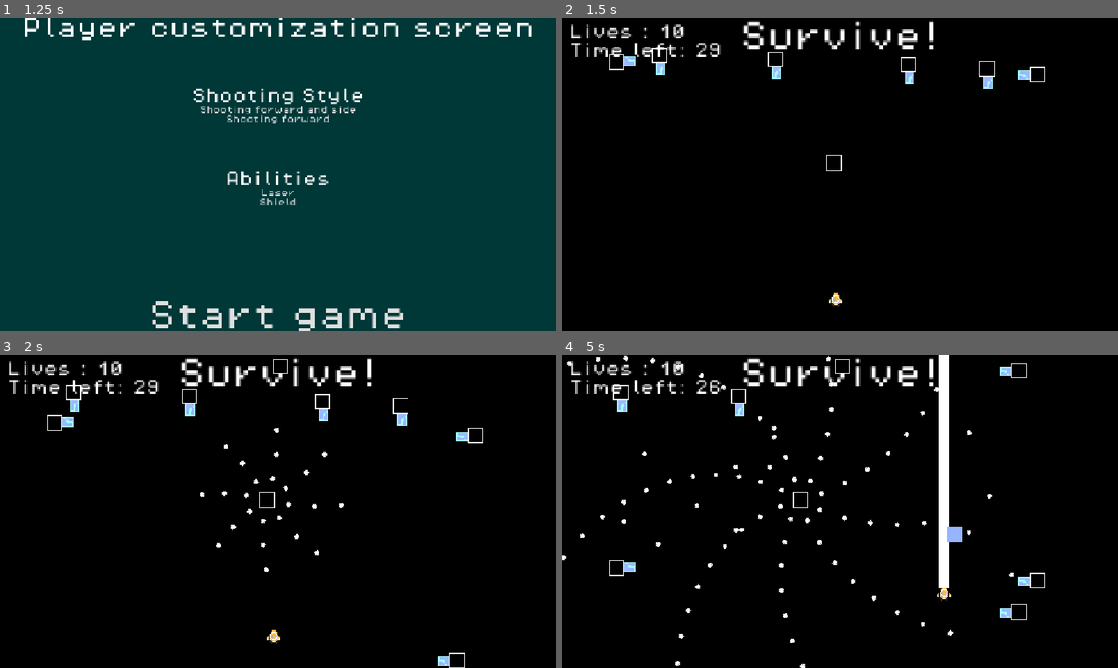
Above: before the commit, frames 1-4 (two rows, left to right).
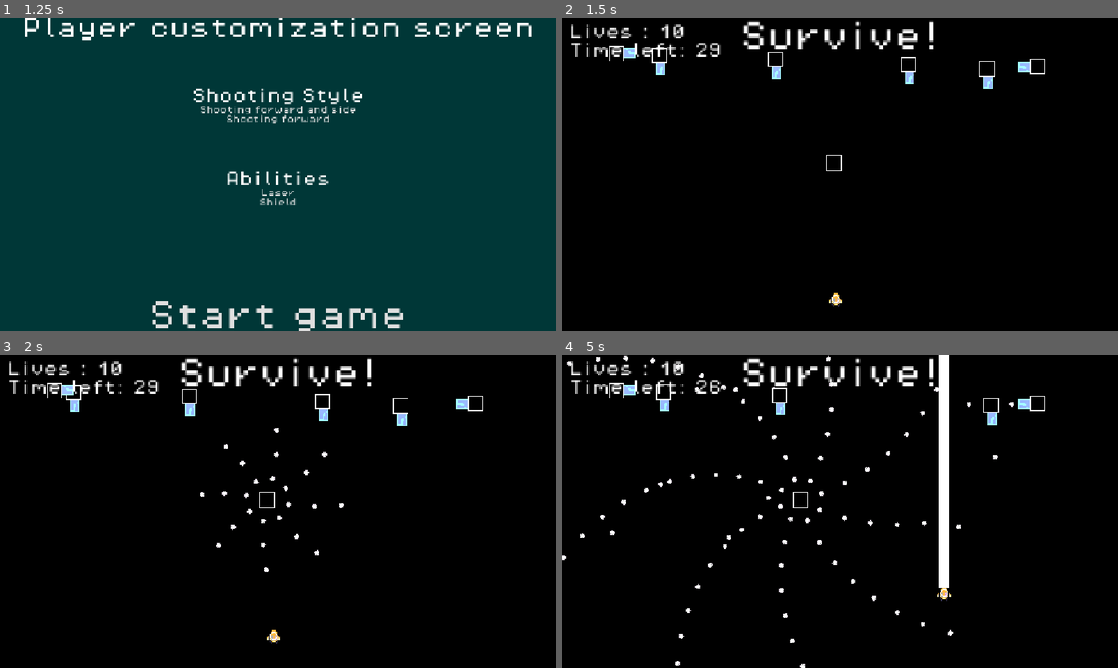
Above: after the commit, the same moments.

Repository: Draftier/Geometric-Invasion-CSS-497
Game: Godot game, scene res://scenes/UI/main_menu.tscn
Two runs of this game, one before a commit and one after it. Both use one fixed random seed, a clock stepped at 60 frames per second and the inputs below.
Inputs:
- Up to frame 1 (1.25 s): click "Singleplayer" at 0.5 s
- Up to frame 2 (1.5 s): click "Start game" at 1.25 s
- Up to frame 3 (2 s): no input
- Up to frame 4 (5 s): hold Right (right) 2.03-2.78 s; tap X (ability) at 2.1, 4.35 s; hold Down (down) 2.78-3.53 s; tap Z (shoot) at 2.85 s; hold Right (right) 3.53-4.28 s; hold Shift (slow) 3.53-4.28 s; hold Up (up) from 4.28 s (still down)

Frame 1 is identical in both runs. In frame 2, 0.3% of the frame differs, in the area x 8-87%, y 8-21%; in frame 3, 0.5%; in frame 4, 1.5%, in the area x 8-87%, y 1-85%.
Error after the commit: Invalid operands 'Nil' and 'int' in operator '*'. (res://scripts/enemy/base_enemy.gd:59)

Commit message:
Fixed bug when enemy movement is edited in inspector, order not kept
- Changed movement data to hold an array rather than a dictionary as edits to a dictionary in inspector does not reliably allow me to read through direction in order of insertion

Diff:
--- a/geometric-invasion/resources/events/test_movement_data.tres
+++ b/geometric-invasion/resources/events/test_movement_data.tres
@@ -1,12 +1,34 @@
 [gd_resource type="Resource" script_class="EnemyMovementData" format=3 uid="uid://ga4xkpr5vuh7"]
 
 [ext_resource type="Script" uid="uid://thlx0gtur2d4" path="res://scripts/enemy/enemy_movement_data.gd" id="1_3wsdb"]
+[ext_resource type="Script" uid="uid://c8u5b5y0i25wp" path="res://scripts/enemy/movement.gd" id="1_ecion"]
+
+[sub_resource type="Resource" id="Resource_wfr8x"]
+script = ExtResource("1_ecion")
+movement = "left"
+distance = 0.05
+metadata/_custom_type_script = "uid://c8u5b5y0i25wp"
+
+[sub_resource type="Resource" id="Resource_ebm38"]
+script = ExtResource("1_ecion")
+movement = "down"
+distance = 0.05
+metadata/_custom_type_script = "uid://c8u5b5y0i25wp"
+
+[sub_resource type="Resource" id="Resource_q0kbr"]
+script = ExtResource("1_ecion")
+movement = "right"
+distance = 0.05
+metadata/_custom_type_script = "uid://c8u5b5y0i25wp"
+
+[sub_resource type="Resource" id="Resource_fx0l5"]
+script = ExtResource("1_ecion")
+movement = "up"
+distance = 0.05
+metadata/_custom_type_script = "uid://c8u5b5y0i25wp"
 
 [resource]
 script = ExtResource("1_3wsdb")
-movement_dict = Dictionary[String, float]({
-"left": 0.05,
-"right": 0.05
-})
+movement_array = Array[ExtResource("1_ecion")]([SubResource("Resource_wfr8x"), SubResource("Resource_ebm38"), SubResource("Resource_q0kbr"), SubResource("Resource_fx0l5")])
 wrap = true
 metadata/_custom_type_script = "uid://thlx0gtur2d4"
--- a/geometric-invasion/scenes/Managers/enemy_spawn_point.tscn
+++ b/geometric-invasion/scenes/Managers/enemy_spawn_point.tscn
@@ -5,14 +5,10 @@
 [ext_resource type="Script" uid="uid://c4twyssjo6an2" path="res://scripts/event/spawn.gd" id="3_wm8f7"]
 [ext_resource type="PackedScene" uid="uid://cp837cm6qinkj" path="res://scenes/Enemy/enemy.tscn" id="4_oowrx"]
 [ext_resource type="Script" uid="uid://thlx0gtur2d4" path="res://scripts/enemy/enemy_movement_data.gd" id="5_56ox8"]
+[ext_resource type="Script" uid="uid://c8u5b5y0i25wp" path="res://scripts/enemy/movement.gd" id="5_wm8f7"]
 
 [sub_resource type="Resource" id="Resource_0i752"]
 script = ExtResource("5_56ox8")
-movement_dict = Dictionary[String, float]({
-"down": 0.1,
-"left": 0.1,
-"up": 0.1
-})
 leave_screen = true
 metadata/_custom_type_script = "uid://thlx0gtur2d4"
 
--- a/geometric-invasion/scripts/enemy/base_enemy.gd
+++ b/geometric-invasion/scripts/enemy/base_enemy.gd
@@ -52,6 +52,9 @@
 		print("speed null")
 
 
+	#if movement_events.function != null:
+		#apply_offset()
+
 	# Move the enemy
 	global_position += function_direction * speed * delta
 
@@ -59,6 +62,7 @@
 	# If so then movement is finished
 	if  round(global_position) == round(target_pos):
 		movement_finished.emit()
+
 
 
 # Function to calculate health and hit upon getting hit by player bullet
@@ -95,39 +99,35 @@
 
 
 func execute_movement_events() -> void:
-	for i in movement_events.movement_dict:
+	for i in movement_events.movement_array:
 		# Check the current direction key
-		if i == "right" or i == "left":
+		if i.movement == "right" or i.movement == "left":
 			# Multiply the distance to move by the screen size
-			distance_to_move = movement_events.movement_dict[i] * screen.x
-			if i == "right":
+			distance_to_move = i.distance * screen.x
+			if i.movement == "right":
 				direction_vector = Vector2.RIGHT
-			elif i == "left":
+			elif i.movement == "left":
 				direction_vector = Vector2.LEFT
-		elif i == "up" or i == "down":
+		elif i.movement == "up" or i.movement == "down":
 			# Multiply the distance to move by the screen size
-			distance_to_move = movement_events.movement_dict[i] * screen.y
-			if i == "up":
+			distance_to_move = i.distance * screen.y
+			if i.movement == "up":
 				direction_vector = Vector2.UP
-			elif i == "down":
+			elif i.movement == "down":
 				direction_vector = Vector2.DOWN
 		else:
 			direction_vector = Vector2.ZERO
 		# Figure out the target position based on the distance to move and cur direction vector
 		target_pos = self.position + direction_vector.normalized() * distance_to_move
-
+		print(distance_to_move)
+		print(target_pos)
 		# Variables to store initial direction and angle
 		function_direction = direction_vector
 		var angle
 
-		# If we want sine wave then set sine offset
-		if movement_events.function == "sin":
-			var amplitude = 0.1
-			var frequency = 0.01
-			#while sin(time * frequency)
-			angle = sin(time * 1.5) * 2
-			function_direction = direction_vector.rotated(deg_to_rad(angle))
+
 		# Wait for current movement to finish then do next movement
+
 		await movement_finished
 
 	# Stop moving
@@ -140,6 +140,15 @@
 		execute_movement_events()
 		pass
 
+func apply_offset() -> void:
+	# If we want sine wave then set sine offset
+		if movement_events.function == "sin":
+			var amplitude = 0.1
+			var frequency = 0.01
+			#while sin(time * frequency)
+			var angle = sin(time * 1.5) * 2
+			function_direction = direction_vector.rotated(deg_to_rad(angle))
+			#print(global_position)
 
 func leave_screen() -> void:
 	# Move using previous direction vector until out of screen
--- a/geometric-invasion/scripts/enemy/enemy_movement_data.gd
+++ b/geometric-invasion/scripts/enemy/enemy_movement_data.gd
@@ -2,7 +2,7 @@
 class_name EnemyMovementData
 
 # Dictionary that stores movement string and distance to travel
-@export var movement_dict : Dictionary[String, float] = {}
+@export var movement_array : Array[movement] = []
 
 # String that stores what function the enemy will path the distance with
 @export var function : String
--- /dev/null
+++ b/geometric-invasion/scripts/enemy/movement.gd
@@ -0,0 +1,5 @@
+extends Resource
+class_name movement
+
+@export var movement : String
+@export var distance : float
Not shown, added: geometric-invasion/scripts/enemy/movement.gd.uid
